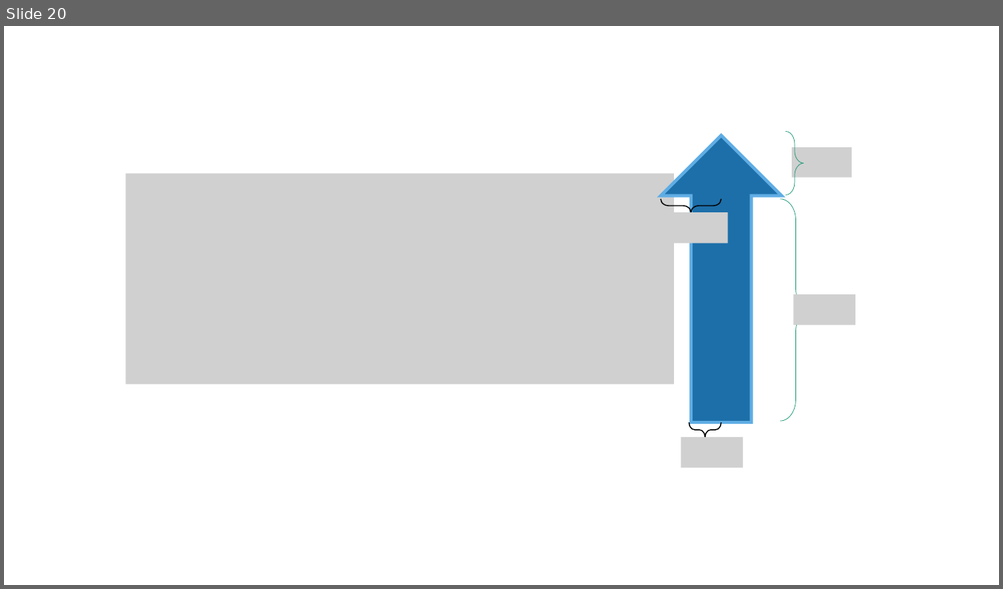
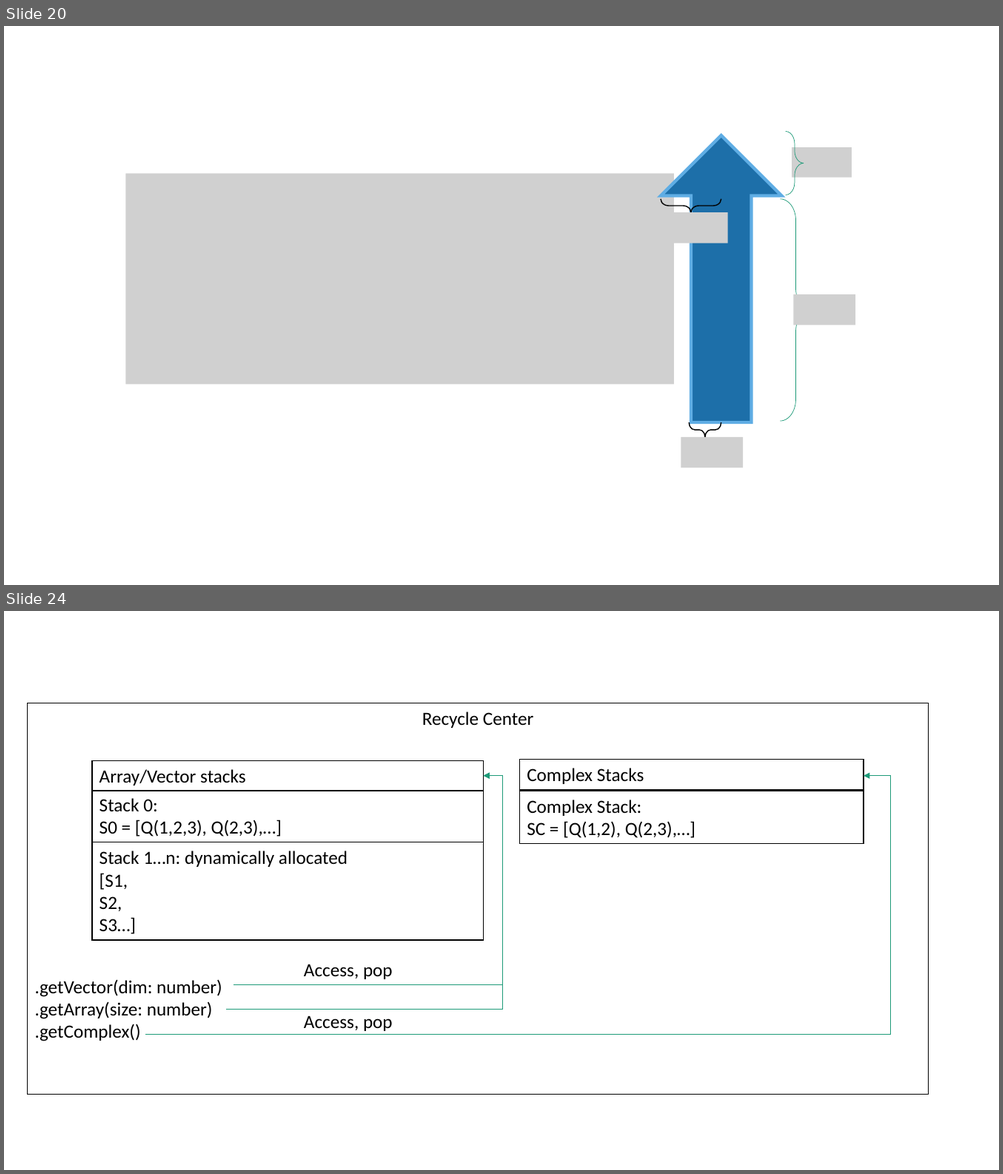
Before and after one commit to jiawei-zhang-a/Pendulum-beta, a slide deck: doc/illustrations.pptx. Shown one above the other, each under a label of ours: slide 20 before the commit, slides 20 and 24 after it; the slides between them are not shown. The pictures are 1003x589 and 1003x1174 pixels, drawn with LibreOffice and Linux fonts; fonts in the diff are those of the drawing; grey boxes stand for pictures. Boxes give left, top, right and bottom in pixels: in the first picture for what was removed or moved away, otherwise in the second. Text is boxed around its words. In the diff, an @@ line names an element or a change of style, - is before the commit and + after.

```diff
--- a/doc/illustrations.pptx
+++ b/doc/illustrations.pptx
@@ slide 24 added at [4,611,999,1170], background #FFFFFF @@
@@ group added at [27,703,928,1094]: 6 rectangles, 3 elbow arrows, 2 texts @@
+Recycle Center
+.getVector(dim: number)
+.getArray(size: number)
+.getComplex()
+Stack 1…n: dynamically allocated
+[S1,
+S2,
+S3…]
+Stack 0:
+S0 = [Q(1,2,3), Q(2,3),…]
+Array/Vector stacks
+Complex Stacks
+Complex Stack:
+SC = [Q(1,2), Q(2,3),…]
+Access, pop
+Access, pop
```
Also in this commit, not shown: 3 other slides added, 3 other files.
